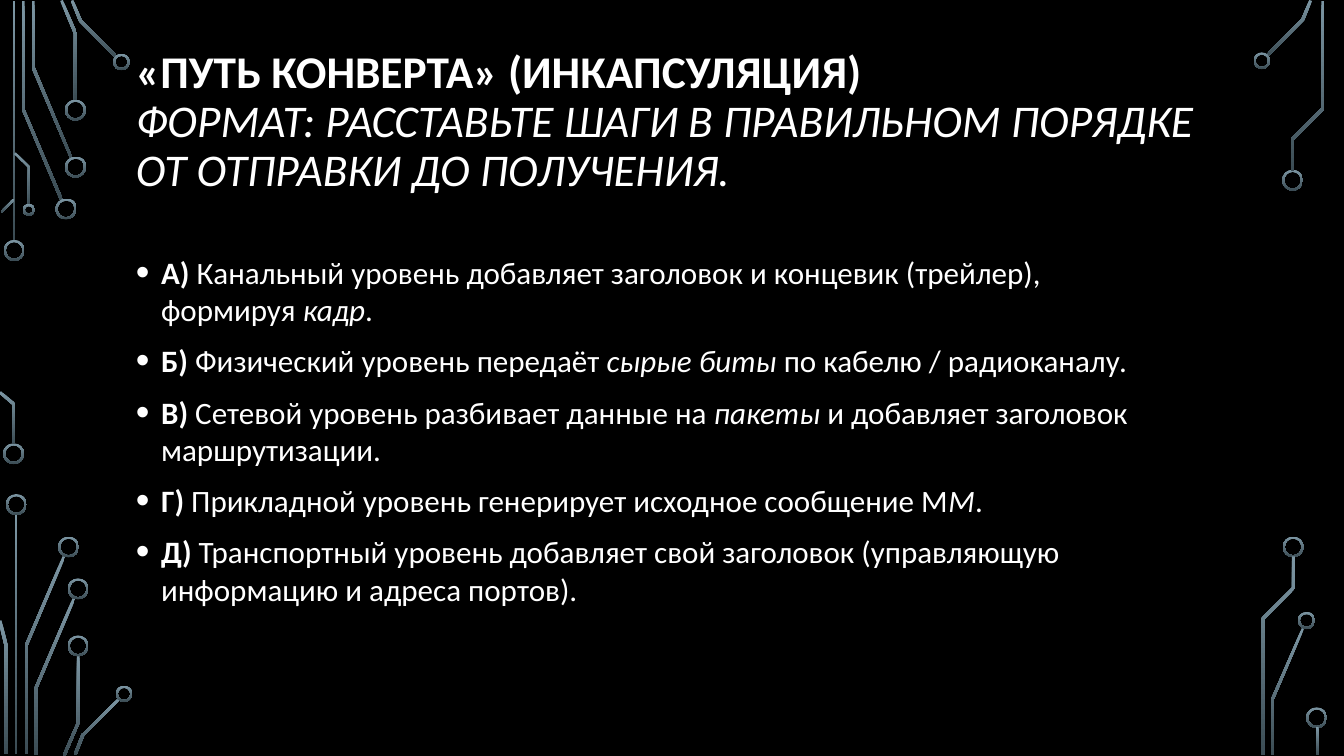
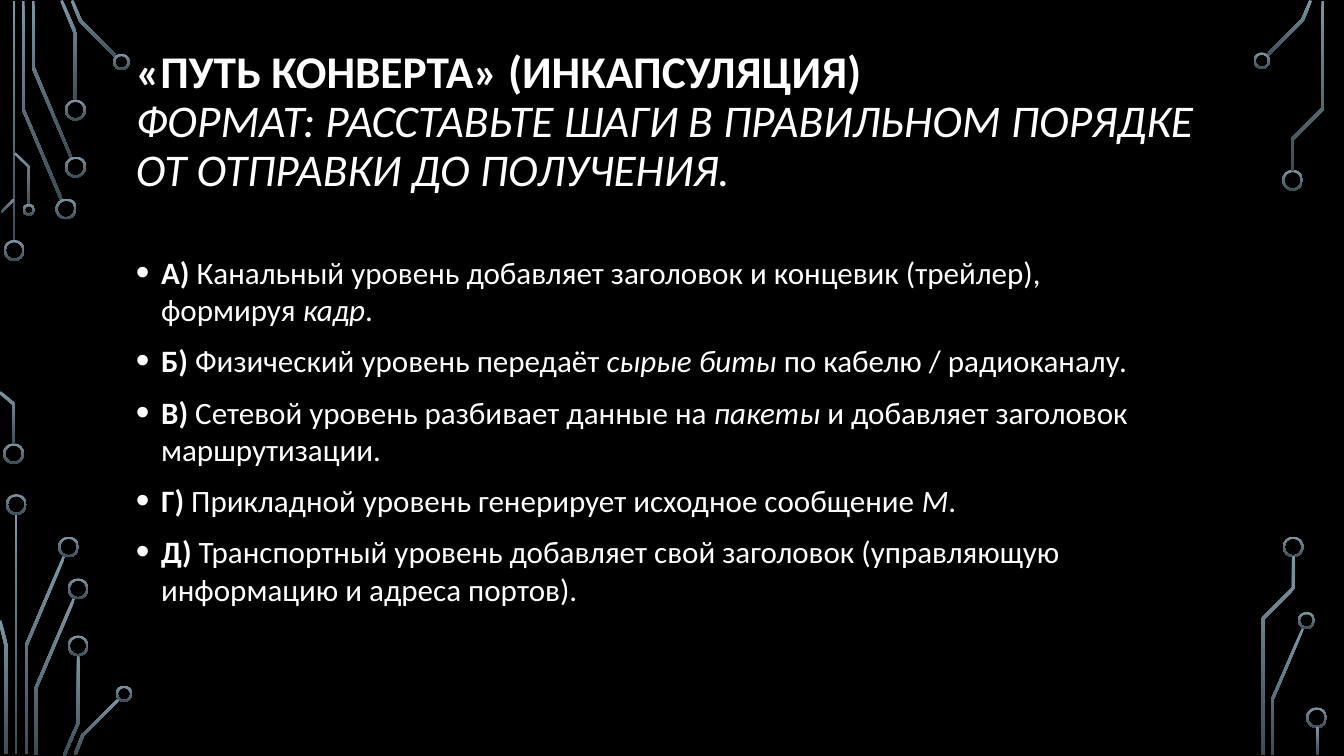
Before and after one commit to nhtgale/itn, a slide deck: slide 17 of 1.3 Architecture/1.3 Architecture.pptx (slide 15 before the commit). Drawn at 1344x756 pixels with LibreOffice and Linux fonts; fonts in the diff are those of the drawing; background and template pictures are left out. Boxes give left, top, right and bottom in pixels: in the first picture for what was removed or moved away, otherwise in the second. Text is boxed around its words. In the diff, an @@ line names an element or a change of style, - is before the commit and + after.

```diff
--- a/1.3 Architecture/1.3 Architecture.pptx
+++ b/1.3 Architecture/1.3 Architecture.pptx
@@ text at bbox=[161, 489, 956, 517]: text changed @@
-• Г) Прикладной уровень генерирует исходное сообщение MM.
+• Г) Прикладной уровень генерирует исходное сообщение M.
```
Also in this commit, not shown: 2 slides added, 2 other files.
